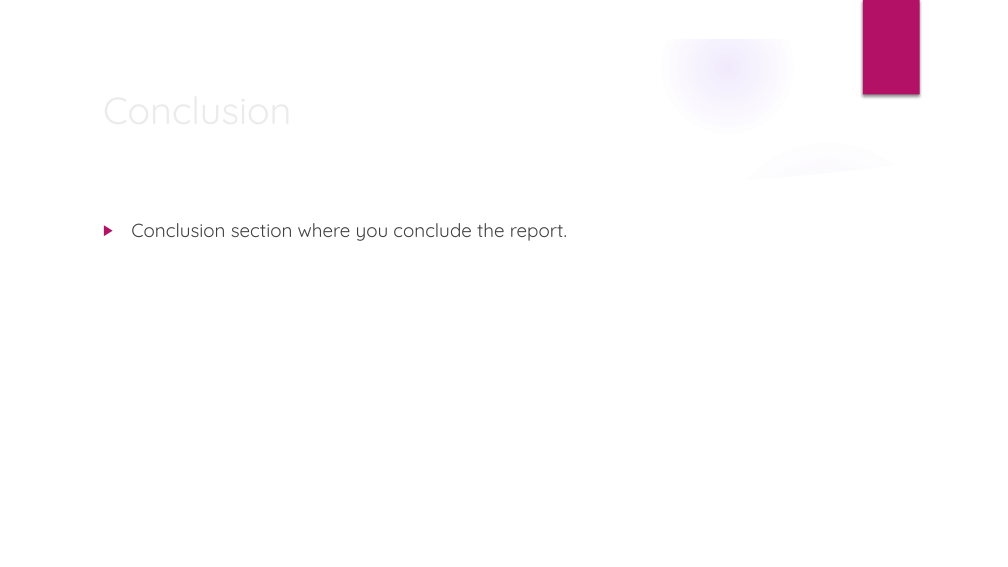
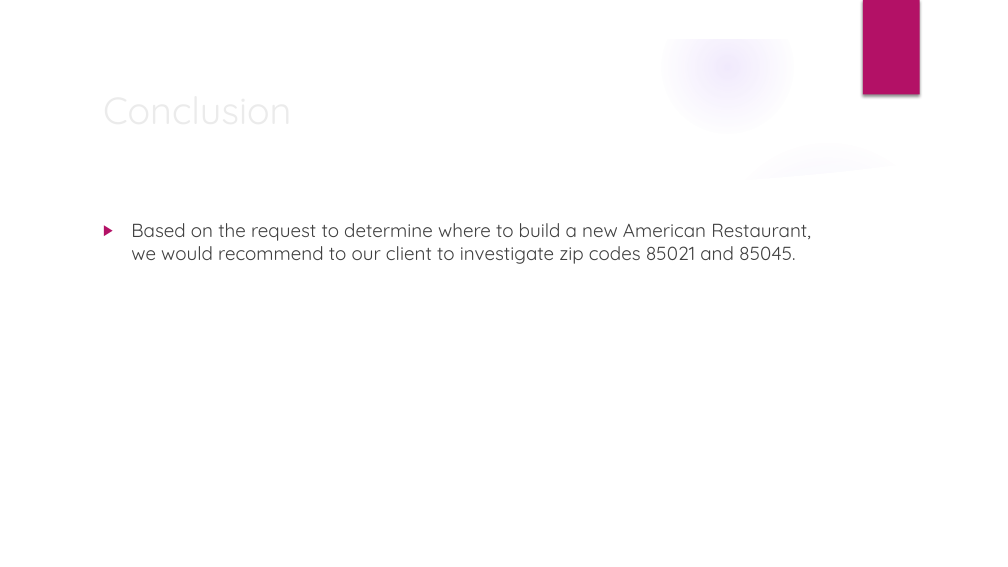
Before and after one commit to emhalls/Capstone, a slide deck: slide 10 of EHallstrom Applied Data Science Capstone.pptx. Drawn at 1008x567 pixels with LibreOffice and Linux fonts; fonts in the diff are those of the drawing; background and template pictures are left out. Boxes give left, top, right and bottom in pixels: in the first picture for what was removed or moved away, otherwise in the second. Text is boxed around its words. In the diff, an @@ line names an element or a change of style, - is before the commit and + after.

```diff
--- a/EHallstrom Applied Data Science Capstone.pptx
+++ b/EHallstrom Applied Data Science Capstone.pptx
@@ text at bbox=[131, 223, 811, 264]: text changed @@
-▶ Conclusion section where you conclude the report.
+▶ Based on the request to determine where to build a new American Restaurant, we would recommend to our client to investigate zip codes 85021 and 85045.
```
Also in this commit, not shown: 4 other slides changed, 2 slides added, 2 slides removed, 1 other file.
